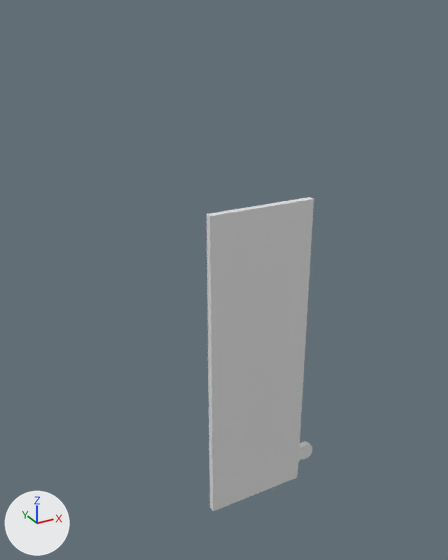
The FBX model Assets/Meshes/Jigsaw1O_Enlarged.fbx as it was, and as the next commit left it.
Camera for both pictures: a 50 mm camera at (-1.69, -2.66, 2.88) aimed at (-0.18, 0.08, 1.51). The lights are fixed; the arrows at lower left show +X, +Y and +Z. The first picture is the older version. Where no turn or scale is listed for an object, it has been applied to the vertices.

The first picture shows 'Jigsaw2_Enlarged'.
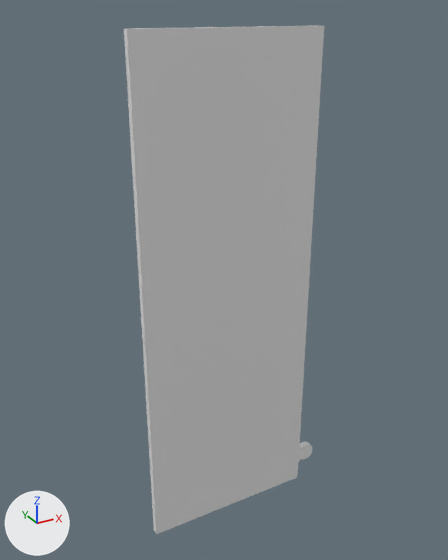
The change in detail:
me_cube_003 is used by ob_jigsaw2_enlarged; location (0.0, 0.0, 0.0).
me_cube_003 had 68 vertices, 66 faces and spanned x -0.32..0.43, y -0.02..0.02, z 0.0..1.93.
me_cube_003 now has 68 vertices, 66 faces and spans x -0.7..0.43, y -0.02..0.02, z 0.0..2.8.
me_cube_003 part 1: all 12 vertices in x -0.32, y -0.02..0.02, z 0.0..0.25 are moved by (-0.38, 0.0, 0.0).
me_cube_003 part 2: all 2 vertices in x -0.32, y -0.02..0.02, z 1.93 are moved by (-0.38, 0.0, 0.87).
me_cube_003 part 3: all 2 vertices in x 0.32, y -0.02..0.02, z 1.93 are moved by (0.0, 0.0, 0.87).

Location of each change, (x1, y1, x2, y2) in pixels of the pictures (448 x 560 px; the box of a moved part takes in the faces that stretch with it):
'Jigsaw2_Enlarged', reshaped (84% wider, 62% taller): before (206, 197, 314, 511); after (124, 26, 324, 534)
part 1 of me_cube_003, moved or reshaped: before (210, 448, 299, 511); after (152, 448, 299, 534)
part 2 of me_cube_003, moved or reshaped: before (206, 214, 213, 480); after (124, 29, 155, 502)
part 3 of me_cube_003, moved or reshaped: before (207, 197, 314, 480); after (127, 26, 324, 502)
